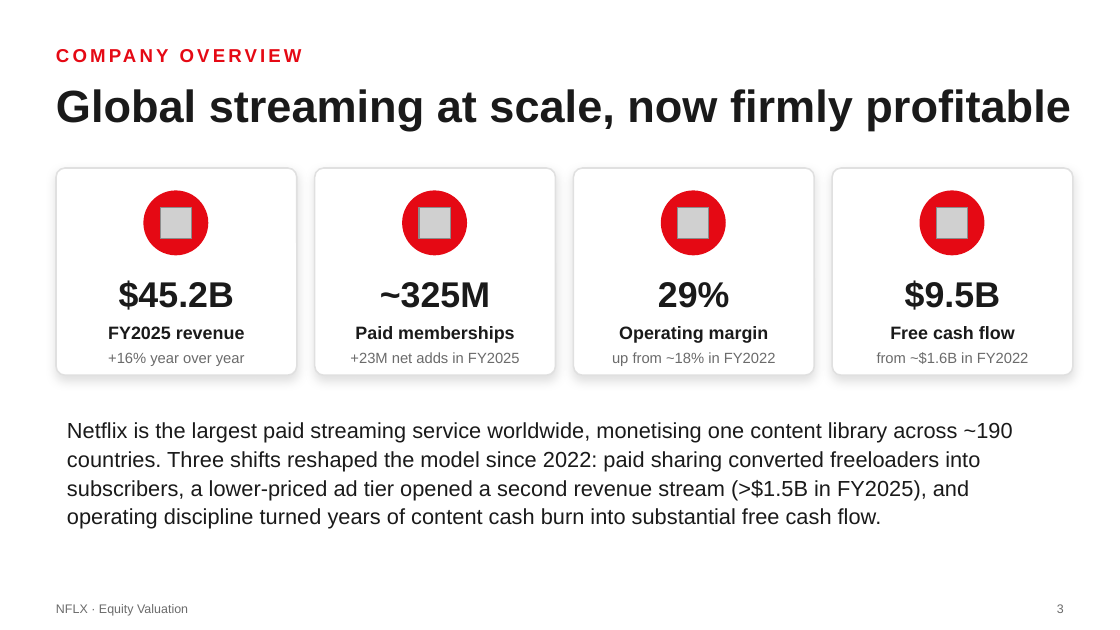
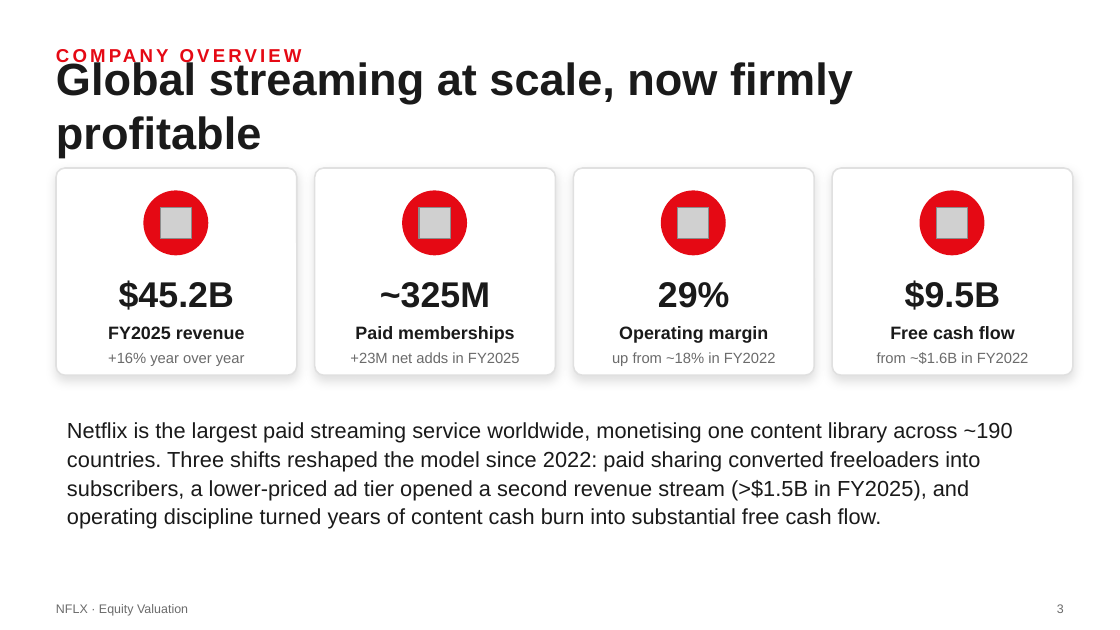
Before and after one commit to Yash5204/equity-valuation-framework, a slide deck: slide 3 of outputs/NFLX_Investment_Pitch.pptx. Drawn at 1120x630 pixels with LibreOffice and Linux fonts; fonts in the diff are those of the drawing; grey boxes stand for pictures. Boxes give left, top, right and bottom in pixels: in the first picture for what was removed or moved away, otherwise in the second. Text is boxed around its words. In the diff, an @@ line names an element or a change of style, - is before the commit and + after.

```diff
--- a/outputs/NFLX_Investment_Pitch.pptx
+++ b/outputs/NFLX_Investment_Pitch.pptx
@@ text "Global streaming at scale, now ..." rewrapped from box(56, 89, 1070, 130) to box(56, 59, 853, 157) @@
```
Also in this commit, not shown: 5 other slides changed, 6 other files.
